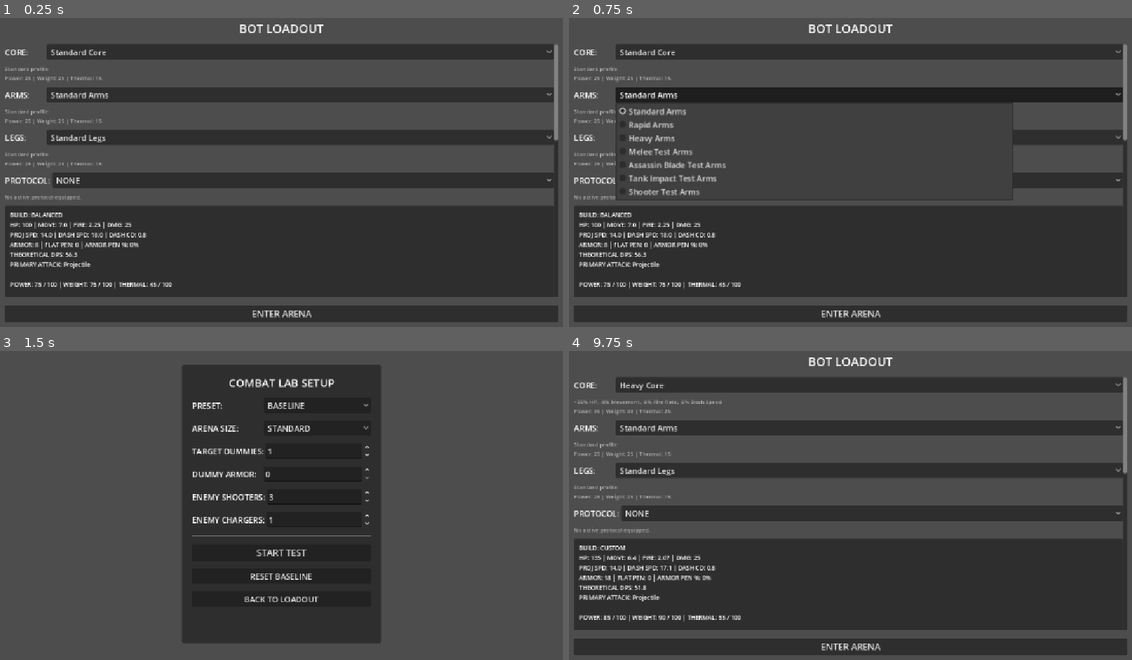
Above: before the commit, frames 1-4 (two rows, left to right).
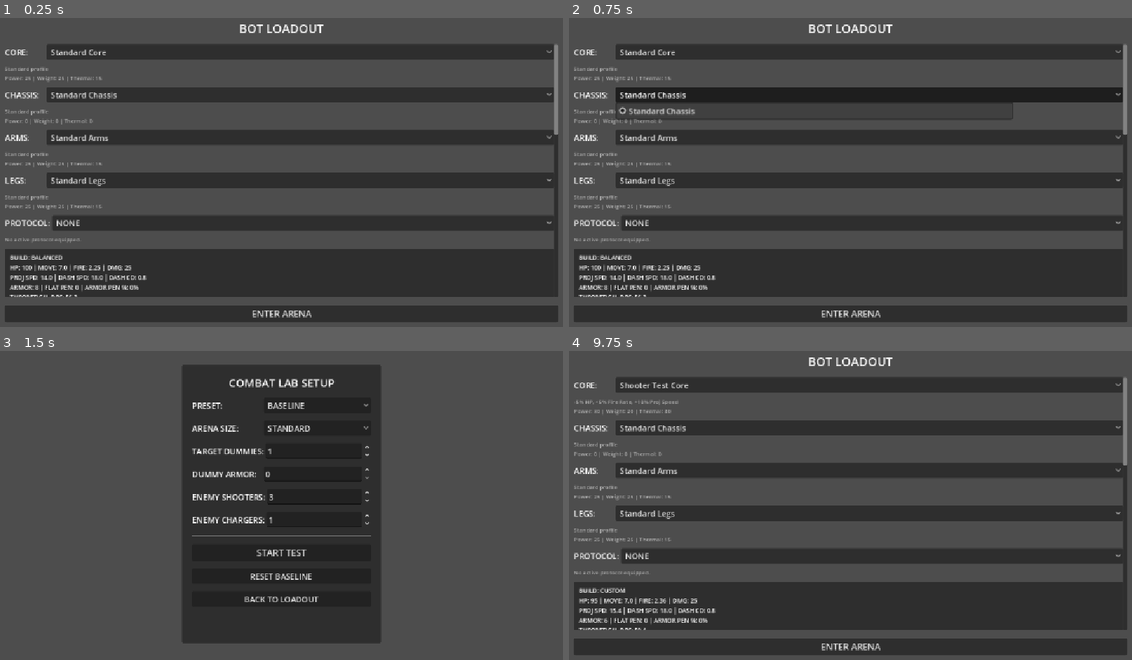
Above: after the commit, the same moments.

Repository: zwordup-sudo/BotArena
Game: Godot game, scene res://scenes/loadout_3d.tscn
The game is run twice, just before and just after one commit, with the same random seed, the same clock (stepped at 60 frames per second) and the same inputs.
Inputs (mouse positions are in pixels of both pictures, inside the frame that each line leads up to):
- Up to frame 1 (0.25 s): no input
- Up to frame 2 (0.75 s): click (867, 95) at 0.5 s, where only the run after the commit has a clickable "Standard Chassis"
- Up to frame 3 (1.5 s): click "ENTER ARENA" at 1.25 s
- Up to frame 4 (9.75 s): click "BACK TO LOADOUT" at 2 s; click "ENTER ARENA" at 2.75 s; click "START TEST" at 3.5 s; tap Enter at 4.25 s; move the mouse to (974, 486) at 4.27 s; hold D (move_right) 4.28-5 s; tap Space (dash) at 4.35, 6.05, 7.35 s; click (974, 486) at 4.42 s; drag from (737, 520) to (822, 567) at 5.02 s; move the mouse to (906, 434) at 5.77 s; press the mouse at (906, 434) at 5.78 s; hold D (move_right) 5.78-6.5 s; release the mouse at (906, 434) at 6.5 s; drag from (822, 567) to (675, 456) at 6.52 s; move the mouse to (1025, 551) at 7.27 s; hold A (move_left) 7.28-8 s; tap Escape at 7.9 s; drag from (675, 456) to (766, 422) at 8.02 s; click "Standard Core" at 8.75 s; click "Standard Arms" at 9.5 s

The runs differ from the first frame. In frame 1, 11% of the frame differs, in the area x 0-100%, y 24-91%; in frame 2, 12%, in the area x 0-100%, y 23-91%; in frame 3, nothing differs; in frame 4, 11%.

Commit message:
feat: integrate neutral chassis equipment slot

Diff:
--- a/resources/parts/arms/assassin_test_arms.tres
+++ b/resources/parts/arms/assassin_test_arms.tres
@@ -8,7 +8,7 @@
 script = ExtResource("3_partdata")
 id = "assassin_test_arms"
 display_name = "Assassin Blade Test Arms"
-slot = 1
+slot = 2
 system = "Standard"
 max_health_pct = 0.0
 movement_speed_pct = 0.0
--- a/resources/parts/arms/heavy_arms.tres
+++ b/resources/parts/arms/heavy_arms.tres
@@ -8,7 +8,7 @@
 script = ExtResource("3_partdata")
 id = "heavy_arms"
 display_name = "Heavy Arms"
-slot = 1
+slot = 2
 system = "Standard"
 max_health_pct = 0.0
 movement_speed_pct = -0.05
--- a/resources/parts/arms/melee_test_arms.tres
+++ b/resources/parts/arms/melee_test_arms.tres
@@ -7,7 +7,7 @@
 script = ExtResource("2_partdata")
 id = "melee_test_arms"
 display_name = "Melee Test Arms"
-slot = 1
+slot = 2
 system = "Standard"
 max_health_pct = 0.0
 movement_speed_pct = 0.0
--- a/resources/parts/arms/rapid_arms.tres
+++ b/resources/parts/arms/rapid_arms.tres
@@ -8,7 +8,7 @@
 script = ExtResource("3_partdata")
 id = "rapid_arms"
 display_name = "Rapid Arms"
-slot = 1
+slot = 2
 system = "Standard"
 max_health_pct = 0.0
 movement_speed_pct = 0.0
--- a/resources/parts/arms/shooter_test_arms.tres
+++ b/resources/parts/arms/shooter_test_arms.tres
@@ -8,7 +8,7 @@
 script = ExtResource("3_partdata")
 id = "shooter_test_arms"
 display_name = "Shooter Test Arms"
-slot = 1
+slot = 2
 system = "Standard"
 max_health_pct = 0.0
 movement_speed_pct = -0.02
--- a/resources/parts/arms/standard_arms.tres
+++ b/resources/parts/arms/standard_arms.tres
@@ -8,7 +8,7 @@
 script = ExtResource("3_partdata")
 id = "standard_arms"
 display_name = "Standard Arms"
-slot = 1
+slot = 2
 system = "Standard"
 max_health_pct = 0.0
 movement_speed_pct = 0.0
--- a/resources/parts/arms/tank_test_arms.tres
+++ b/resources/parts/arms/tank_test_arms.tres
@@ -8,7 +8,7 @@
 script = ExtResource("3_partdata")
 id = "tank_test_arms"
 display_name = "Tank Impact Test Arms"
-slot = 1
+slot = 2
 system = "Standard"
 max_health_pct = 0.0
 movement_speed_pct = 0.0
--- /dev/null
+++ b/resources/parts/chassis/standard_chassis.tres
@@ -0,0 +1,27 @@
+[gd_resource type="Resource" script_class="PartData" load_steps=2 format=3]
+
+[ext_resource type="Script" path="res://scripts/data/part_data.gd" id="1_script"]
+
+[resource]
+script = ExtResource("1_script")
+id = "standard_chassis"
+display_name = "Standard Chassis"
+slot = 1
+system = "Standard"
+max_health_pct = 0.0
+movement_speed_pct = 0.0
+fire_rate_pct = 0.0
+projectile_damage_pct = 0.0
+projectile_speed_pct = 0.0
+dash_speed_pct = 0.0
+dash_cooldown_pct = 0.0
+dash_duration_pct = 0.0
+power_cost = 0.0
+weight_cost = 0.0
+thermal_load = 0.0
+tank_affinity = 0.0
+assassin_affinity = 0.0
+shooter_affinity = 0.0
+armor = 0.0
+flat_armor_penetration = 0.0
+percent_armor_penetration = 0.0
--- a/resources/parts/legs/assassin_test_legs.tres
+++ b/resources/parts/legs/assassin_test_legs.tres
@@ -7,7 +7,7 @@
 script = ExtResource("2_partdata")
 id = "assassin_test_legs"
 display_name = "Assassin Test Legs"
-slot = 2
+slot = 3
 system = "Standard"
 max_health_pct = -0.05
 movement_speed_pct = 0.12
--- a/resources/parts/legs/heavy_legs.tres
+++ b/resources/parts/legs/heavy_legs.tres
@@ -7,7 +7,7 @@
 script = ExtResource("2_partdata")
 id = "heavy_legs"
 display_name = "Heavy Legs"
-slot = 2
+slot = 3
 system = "Standard"
 max_health_pct = 0.10
 movement_speed_pct = -0.15
--- a/resources/parts/legs/light_legs.tres
+++ b/resources/parts/legs/light_legs.tres
@@ -7,7 +7,7 @@
 script = ExtResource("2_partdata")
 id = "light_legs"
 display_name = "Light Legs"
-slot = 2
+slot = 3
 system = "Standard"
 max_health_pct = -0.05
 movement_speed_pct = 0.20
--- a/resources/parts/legs/shooter_test_legs.tres
+++ b/resources/parts/legs/shooter_test_legs.tres
@@ -7,7 +7,7 @@
 script = ExtResource("2_partdata")
 id = "shooter_test_legs"
 display_name = "Shooter Test Legs"
-slot = 2
+slot = 3
 system = "Standard"
 max_health_pct = -0.05
 movement_speed_pct = 0.08
--- a/resources/parts/legs/standard_legs.tres
+++ b/resources/parts/legs/standard_legs.tres
@@ -7,7 +7,7 @@
 script = ExtResource("2_partdata")
 id = "standard_legs"
 display_name = "Standard Legs"
-slot = 2
+slot = 3
 system = "Standard"
 max_health_pct = 0.0
 movement_speed_pct = 0.0
--- a/resources/parts/legs/tank_test_legs.tres
+++ b/resources/parts/legs/tank_test_legs.tres
@@ -7,7 +7,7 @@
 script = ExtResource("2_partdata")
 id = "tank_test_legs"
 display_name = "Tank Test Legs"
-slot = 2
+slot = 3
 system = "Standard"
 max_health_pct = 0.10
 movement_speed_pct = 0.05
--- a/scenes/loadout_3d.tscn
+++ b/scenes/loadout_3d.tscn
@@ -56,6 +56,24 @@
 size_flags_horizontal = 3
 
 [node name="CoreDesc" type="Label" parent="MarginContainer/VBoxContainer/ScrollContainer/ScrollContent"]
+layout_mode = 2
+theme_override_colors/font_color = Color(0.7, 0.7, 0.7, 1)
+theme_override_font_sizes/font_size = 11
+autowrap_mode = 2
+
+[node name="ChassisContainer" type="HBoxContainer" parent="MarginContainer/VBoxContainer/ScrollContainer/ScrollContent"]
+layout_mode = 2
+
+[node name="Label" type="Label" parent="MarginContainer/VBoxContainer/ScrollContainer/ScrollContent/ChassisContainer"]
+custom_minimum_size = Vector2(80, 0)
+layout_mode = 2
+text = "CHASSIS:"
+
+[node name="ChassisSelector" type="OptionButton" parent="MarginContainer/VBoxContainer/ScrollContainer/ScrollContent/ChassisContainer"]
+layout_mode = 2
+size_flags_horizontal = 3
+
+[node name="ChassisDesc" type="Label" parent="MarginContainer/VBoxContainer/ScrollContainer/ScrollContent"]
 layout_mode = 2
 theme_override_colors/font_color = Color(0.7, 0.7, 0.7, 1)
 theme_override_font_sizes/font_size = 11
--- a/scripts/data/bot_build.gd
+++ b/scripts/data/bot_build.gd
@@ -7,16 +7,23 @@
 			return
 		core = val
 
+@export var chassis: Resource:
+	set(val):
+		if val and val.get("slot") != 1: # 1 is Slot.CHASSIS
+			push_error("BotBuild validation error: Attempted to assign non-CHASSIS part to chassis slot.")
+			return
+		chassis = val
+
 @export var arms: Resource:
 	set(val):
-		if val and val.get("slot") != 1: # 1 is Slot.ARMS
+		if val and val.get("slot") != 2: # 2 is Slot.ARMS
 			push_error("BotBuild validation error: Attempted to assign non-ARMS part to arms slot.")
 			return
 		arms = val
 
 @export var legs: Resource:
 	set(val):
-		if val and val.get("slot") != 2: # 2 is Slot.LEGS
+		if val and val.get("slot") != 3: # 3 is Slot.LEGS
 			push_error("BotBuild validation error: Attempted to assign non-LEGS part to legs slot.")
 			return
 		legs = val
@@ -26,8 +33,16 @@
 func validate_build() -> bool:
 	if core and core.get("slot") != 0:
 		return false
-	if arms and arms.get("slot") != 1:
+	if chassis and chassis.get("slot") != 1:
 		return false
-	if legs and legs.get("slot") != 2:
+	if arms and arms.get("slot") != 2:
+		return false
+	if legs and legs.get("slot") != 3:
 		return false
 	return true
+
+# Safe chassis accessor for backward compatibility with older builds
+func get_chassis() -> Resource:
+	if chassis:
+		return chassis
+	return preload("res://resources/parts/chassis/standard_chassis.tres")
--- a/scripts/data/bot_role_calculator.gd
+++ b/scripts/data/bot_role_calculator.gd
@@ -21,14 +21,18 @@
 	if not build:
 		return profile
 
-	var parts = [build.core, build.arms, build.legs]
+	var parts = [build.core, build.get_chassis(), build.arms, build.legs]
 	for part in parts:
 		if part:
-			profile.equipped_part_count += 1
-
 			var t_aff = part.get("tank_affinity") if part.get("tank_affinity") != null else 0.0
 			var a_aff = part.get("assassin_affinity") if part.get("assassin_affinity") != null else 0.0
 			var s_aff = part.get("shooter_affinity") if part.get("shooter_affinity") != null else 0.0
+
+			# Coverage migration 0.1A: Neutral Lab Chassis does not penalize equipped part count
+			if part.get("slot") == 1 and t_aff == 0.0 and a_aff == 0.0 and s_aff == 0.0:
+				pass
+			else:
+				profile.equipped_part_count += 1
 
 			profile.tank_score += t_aff
 			profile.assassin_score += a_aff
--- a/scripts/data/bot_stat_calculator.gd
+++ b/scripts/data/bot_stat_calculator.gd
@@ -21,7 +21,7 @@
 	var weight = 0.0
 	var thermal = 0.0
 
-	var parts = [build.core, build.arms, build.legs]
+	var parts = [build.core, build.get_chassis(), build.arms, build.legs]
 	for part in parts:
 		if part:
 			hp_pct += part.get("max_health_pct") if part.get("max_health_pct") != null else 0.0
--- a/scripts/data/part_data.gd
+++ b/scripts/data/part_data.gd
@@ -1,7 +1,7 @@
 class_name PartData
 extends Resource
 
-enum Slot { CORE, ARMS, LEGS }
+enum Slot { CORE, CHASSIS, ARMS, LEGS }
 
 @export var id: String = ""
 @export var display_name: String = ""
--- a/scripts/loadout_3d.gd
+++ b/scripts/loadout_3d.gd
@@ -8,6 +8,8 @@
 const TANK_TEST_CORE = preload("res://resources/parts/core/tank_test_core.tres")
 const SHOOTER_TEST_CORE = preload("res://resources/parts/core/shooter_test_core.tres")
 
+const STANDARD_CHASSIS = preload("res://resources/parts/chassis/standard_chassis.tres")
+
 const STANDARD_ARMS = preload("res://resources/parts/arms/standard_arms.tres")
 const RAPID_ARMS = preload("res://resources/parts/arms/rapid_arms.tres")
 const HEAVY_ARMS = preload("res://resources/parts/arms/heavy_arms.tres")
@@ -29,12 +31,15 @@
 const FIGHTER_PROTO = preload("res://resources/protocols/lab/fighter_protocol_test.tres")
 
 @onready var core_list = [STANDARD_CORE, LIGHT_CORE, HEAVY_CORE, ASSASSIN_TEST_CORE, TANK_TEST_CORE, SHOOTER_TEST_CORE]
+@onready var chassis_list = [STANDARD_CHASSIS]
 @onready var arms_list = [STANDARD_ARMS, RAPID_ARMS, HEAVY_ARMS, MELEE_TEST_ARMS, ASSASSIN_TEST_ARMS, TANK_TEST_ARMS, SHOOTER_TEST_ARMS]
 @onready var legs_list = [STANDARD_LEGS, LIGHT_LEGS, HEAVY_LEGS, ASSASSIN_TEST_LEGS, TANK_TEST_LEGS, SHOOTER_TEST_LEGS]
 @onready var protocol_list = [null, TANK_PROTO, ASSASSIN_PROTO, SHOOTER_PROTO, FIGHTER_PROTO]
 
 @onready var core_selector: OptionButton = $MarginContainer/VBoxContainer/ScrollContainer/ScrollContent/CoreContainer/CoreSelector
 @onready var core_desc: Label = $MarginContainer/VBoxContainer/ScrollContainer/ScrollContent/CoreDesc
+@onready var chassis_selector: OptionButton = $MarginContainer/VBoxContainer/ScrollContainer/ScrollContent/ChassisContainer/ChassisSelector
+@onready var chassis_desc: Label = $MarginContainer/VBoxContainer/ScrollContainer/ScrollContent/ChassisDesc
 @onready var arms_selector: OptionButton = $MarginContainer/VBoxContainer/ScrollContainer/ScrollContent/ArmsContainer/ArmsSelector
 @onready var arms_desc: Label = $MarginContainer/VBoxContainer/ScrollContainer/ScrollContent/ArmsDesc
 @onready var legs_selector: OptionButton = $MarginContainer/VBoxContainer/ScrollContainer/ScrollContent/LegsContainer/LegsSelector
@@ -52,6 +57,10 @@
 	for core in core_list:
 		core_selector.add_item(core.display_name)
 
+	chassis_selector.clear()
+	for chassis in chassis_list:
+		chassis_selector.add_item(chassis.display_name)
+
 	arms_selector.clear()
 	for arms in arms_list:
 		arms_selector.add_item(arms.display_name)
@@ -69,6 +78,7 @@
 
 	# Connect signals
 	core_selector.item_selected.connect(_on_part_selected)
+	chassis_selector.item_selected.connect(_on_part_selected)
 	arms_selector.item_selected.connect(_on_part_selected)
 	legs_selector.item_selected.connect(_on_part_selected)
 	protocol_selector.item_selected.connect(_on_protocol_selected)
@@ -80,6 +90,8 @@
 		# Find and set indices
 		var c_idx = core_list.find(saved_build.core)
 		if c_idx != -1: core_selector.selected = c_idx
+		var ch_idx = chassis_list.find(saved_build.get_chassis())
+		if ch_idx != -1: chassis_selector.selected = ch_idx
 		var a_idx = arms_list.find(saved_build.arms)
 		if a_idx != -1: arms_selector.selected = a_idx
 		var l_idx = legs_list.find(saved_build.legs)
@@ -89,6 +101,7 @@
 		if p_idx != -1: protocol_selector.selected = p_idx
 	else:
 		core_selector.selected = 0
+		chassis_selector.selected = 0
 		arms_selector.selected = 0
 		legs_selector.selected = 0
 		protocol_selector.selected = 0
@@ -134,25 +147,28 @@
 	# Instantiate standard BotBuild class dynamically to protect original resource files
 	current_build = load("res://scripts/data/bot_build.gd").new()
 	current_build.core = core_list[core_selector.selected]
+	current_build.chassis = chassis_list[chassis_selector.selected]
 	current_build.arms = arms_list[arms_selector.selected]
 	current_build.legs = legs_list[legs_selector.selected]
 
 	# Update item description labels
 	core_desc.text = get_part_description(current_build.core)
+	chassis_desc.text = get_part_description(current_build.chassis)
 	arms_desc.text = get_part_description(current_build.arms)
 	legs_desc.text = get_part_description(current_build.legs)
 
 	# Detect preset name
 	var build_name = "CUSTOM"
 	var c_idx = core_selector.selected
+	var ch_idx = chassis_selector.selected
 	var a_idx = arms_selector.selected
 	var l_idx = legs_selector.selected
 
-	if c_idx == 0 and a_idx == 0 and l_idx == 0:
+	if c_idx == 0 and ch_idx == 0 and a_idx == 0 and l_idx == 0:
 		build_name = "BALANCED"
-	elif c_idx == 1 and a_idx == 1 and l_idx == 1:
+	elif c_idx == 1 and ch_idx == 0 and a_idx == 1 and l_idx == 1:
 		build_name = "SCOUT"
-	elif c_idx == 2 and a_idx == 2 and l_idx == 2:
+	elif c_idx == 2 and ch_idx == 0 and a_idx == 2 and l_idx == 2:
 		build_name = "HEAVY"
 
 	# Call Calculator to get final effective stats after overload penalties
Not shown, added: docs/chassis_system.md
